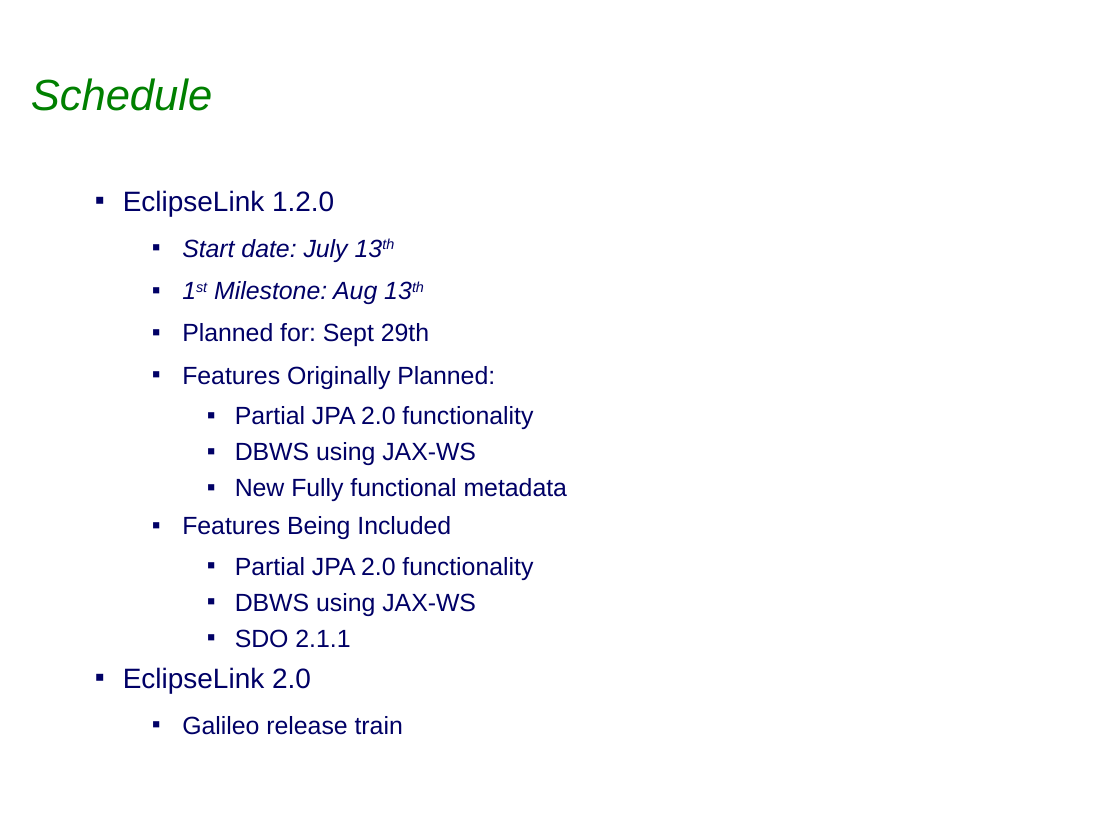
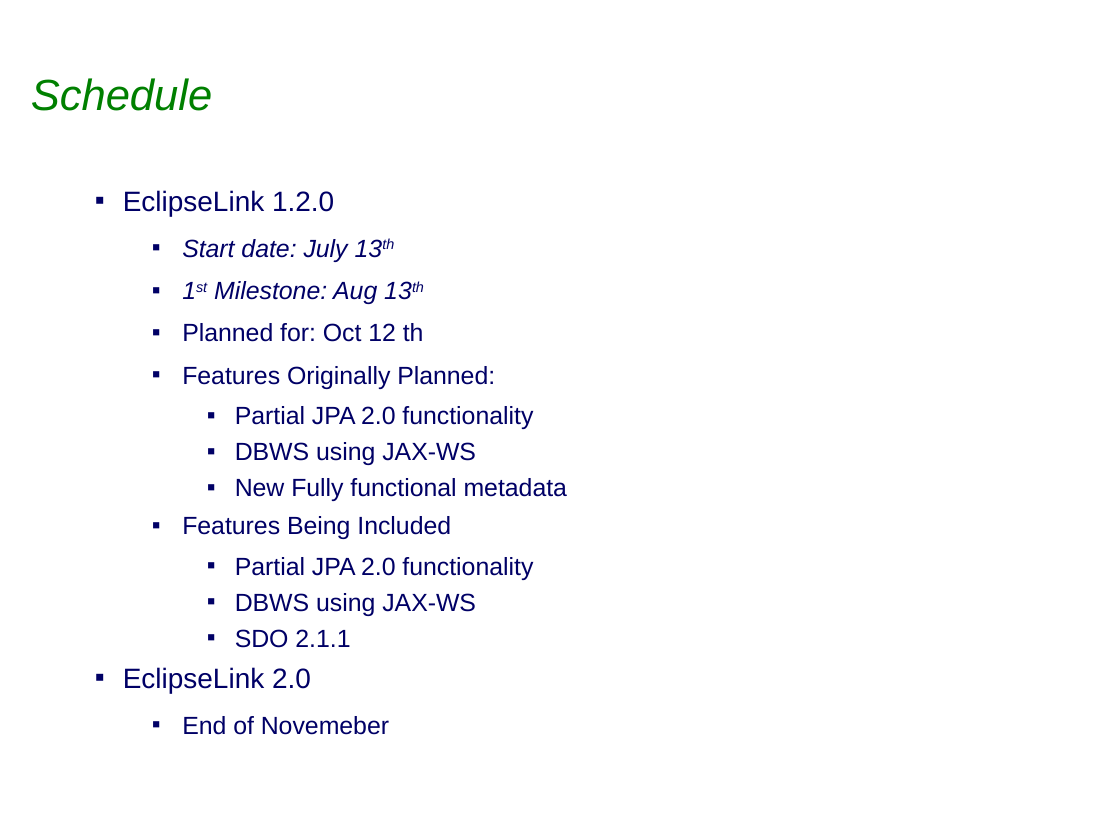
Before and after one commit to bfg-repo-cleaner-demos/eclipselink.runtime-bfg-strip-big-blobs, a slide deck: slide 16 of project-admin/Eclipselink_1.2.0_Release_Review.ppt. Drawn at 1120x840 pixels with LibreOffice and Linux fonts; fonts in the diff are those of the drawing; background and template pictures are left out. Boxes give left, top, right and bottom in pixels: in the first picture for what was removed or moved away, otherwise in the second. Text is boxed around its words. In the diff, an @@ line names an element or a change of style, - is before the commit and + after.

```diff
--- a/project-admin/Eclipselink_1.2.0_Release_Review.ppt
+++ b/project-admin/Eclipselink_1.2.0_Release_Review.ppt
@@ text at (182, 323, 424, 342): text changed @@
-  ▪ Planned for: Sept 29th
+  ▪ Planned for: Oct 12 th
@@ text at (182, 716, 389, 735): text changed @@
-  ▪ Galileo release train
+  ▪ End of Novemeber
```
Also in this commit, not shown: 3 other slides changed.
